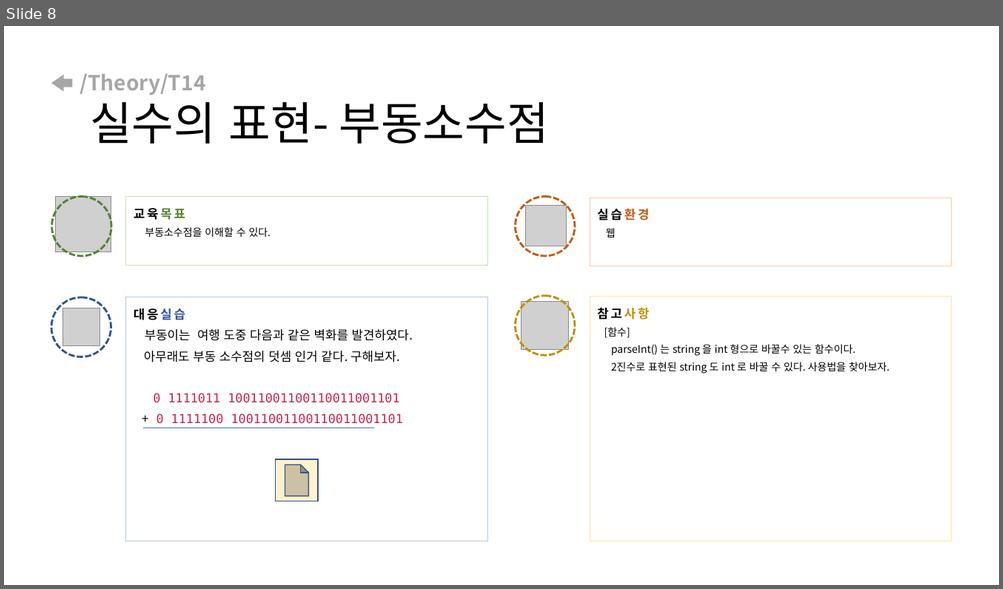
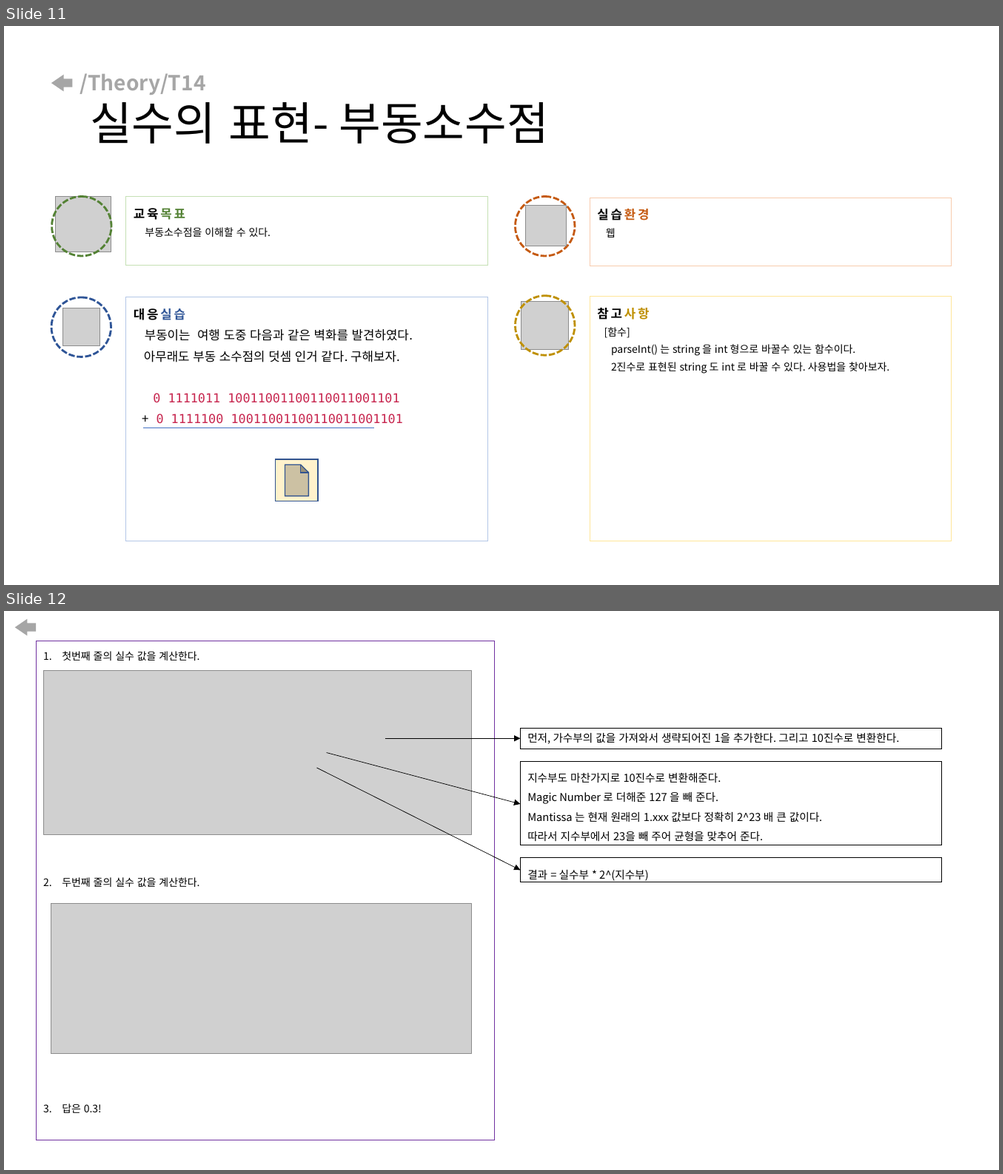
Before and after one commit to arizona95/CyberTraining, a slide deck: Lecture/Class_ppt/국방사이버보안_수업전_1강.pptx. Shown one above the other, each under a label of ours: slide 8 before the commit, slides 11 and 12 after it. The pictures are 1003x589 and 1003x1174 pixels, drawn with LibreOffice and Linux fonts; fonts in the diff are those of the drawing; grey boxes stand for pictures. Boxes give left, top, right and bottom in pixels: in the first picture for what was removed or moved away, otherwise in the second. Text is boxed around its words. In the diff, an @@ line names an element or a change of style, - is before the commit and + after.

```diff
--- a/Lecture/Class_ppt/국방사이버보안_수업전_1강.pptx
+++ b/Lecture/Class_ppt/국방사이버보안_수업전_1강.pptx
@@ slide 12 added at (4,611,999,1170), background #FFFFFF @@
@@ right arrow added at (15,619,36,636), fill #A6A6A6 @@
@@ rectangle added at (36,641,494,1140), outline #7030A0 0.75 pt, 10 pt, text #000000 @@
+1. 첫번째 줄의 실수 값을 계산한다.
+2. 두번째 줄의 실수 값을 계산한다.
+3. 답은 0.3!
@@ picture added at (43,671,471,835) @@
@@ arrow added from (384, 738) to (521, 738), #000000 0.5 pt @@
@@ rectangle added at (521,728,941,749), outline #000000 0.75 pt, 10.5 pt, text #000000 @@
+먼저, 가수부의 값을 가져와서 생략되어진 1을 추가한다. 그리고 10진수로 변환한다.
@@ arrow added from (327, 753) to (521, 804), #000000 0.5 pt @@
@@ rectangle added at (521,762,941,846), outline #000000 0.75 pt, 10.5 pt, text #000000 @@
+지수부도 마찬가지로 10진수로 변환해준다.
+Magic Number 로 더해준 127 을 빼 준다.
+Mantissa 는 현재 원래의 1.xxx 값보다 정확히 2^23 배 큰 값이다.
+따라서 지수부에서 23을 빼 주어 균형을 맞추어 준다.
@@ arrow added from (316, 768) to (521, 870), #000000 0.5 pt @@
@@ rectangle added at (521,858,941,883), outline #000000 0.75 pt, 10.5 pt, text #000000 @@
+결과 = 실수부 * 2^(지수부)
@@ picture added at (51,904,471,1055) @@
@@ what was slide 8 is now slide 11 @@
```
Also in this commit, not shown: 6 other slides added, 4 other files.
